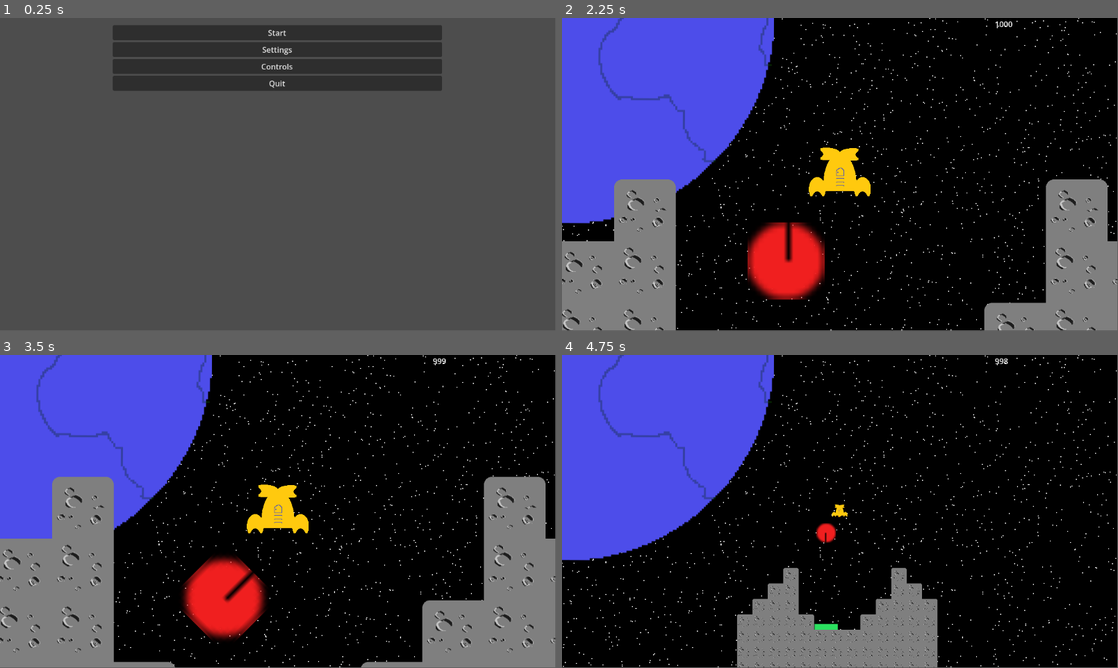
Above: before the commit, frames 1-4 (two rows, left to right).
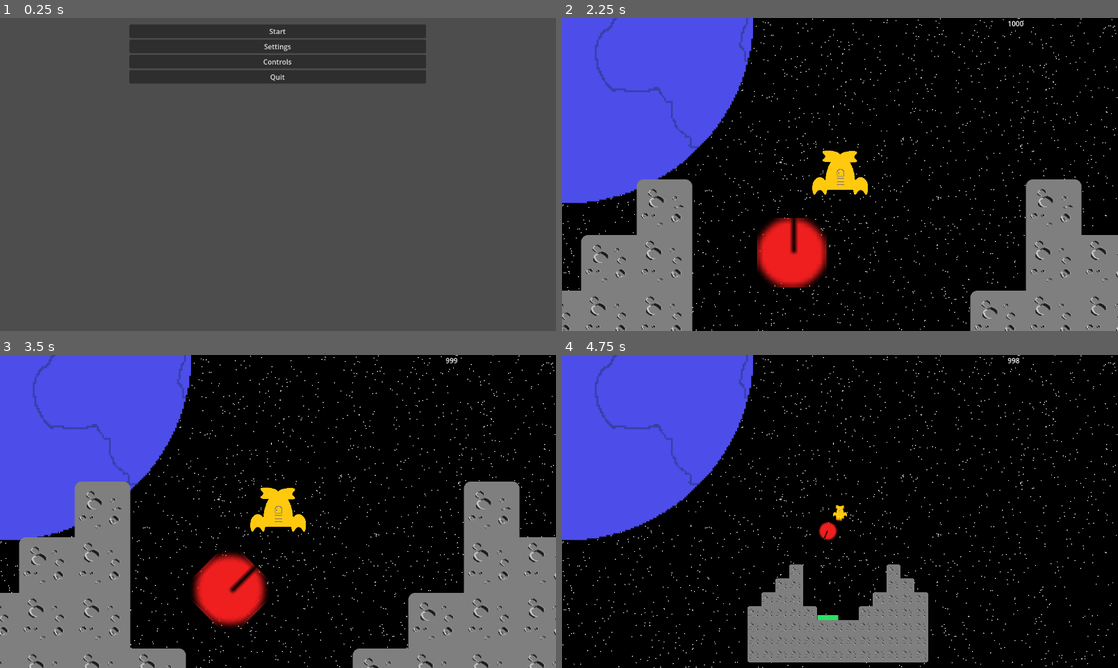
Above: after the commit, the same moments.

Repository: acidmath/DialIt
Game: Godot game, scene res://GameManager.tscn
Two runs of this game, one before a commit and one after it. Both use one fixed random seed, a clock stepped at 60 frames per second and the inputs below. Sound files missing from this copy of the repository are replaced by a short silence.
Inputs (mouse positions are in pixels of both pictures, inside the frame that each line leads up to):
- Up to frame 1 (0.25 s): no input
- Up to frame 2 (2.25 s): click "Settings" at 0.5 s; click "Return" at 1.25 s; click "Start" at 2 s
- Up to frame 3 (3.5 s): drag from (222, 599) to (333, 442) at 2.77 s
- Up to frame 4 (4.75 s): drag from (1056, 376) to (784, 599) at 3.52 s; move the mouse to (895, 442) at 4.27 s; hold W (thrust) from 4.28 s (still down); hold Mouse wheel down (ZoomOut) from 4.28 s (still down); click (895, 442) at 4.55 s
In our replay, the window is 799x449 before the commit and 800x450 after it. These sizes can differ from the game's own. Grey fills any space a smaller window leaves; there, only what the larger window draws over its background counts as a difference.

The runs differ from the first frame. In frame 1, 4.0% of the frame differs, in the area x 20-80%, y 2-24%; in frame 2, 15%; in frame 3, 16%, in the area x 0-100%, y 0-100%; in frame 4, 9.7%.

Commit message:
clamping more

Diff:
--- /dev/null
+++ b/controls/shifter_1/grab_area.gd
@@ -0,0 +1,18 @@
+extends Area2D
+class_name GrabArea
+
+signal mouse_entered_grab
+signal mouse_exited_grab
+
+@onready var collision_shape : CollisionShape2D = $CollisionShape2D
+var collision_shape_radius : float
+
+func _ready() -> void:
+	var collision_shape_shape : CircleShape2D = collision_shape.shape as CircleShape2D
+	collision_shape_radius = collision_shape_shape.radius
+
+func _mouse_enter() -> void:
+	mouse_entered_grab.emit()
+
+func _mouse_exit() -> void:
+	mouse_exited_grab.emit()
--- /dev/null
+++ b/controls/shifter_1/shifter_1.gd
@@ -0,0 +1,92 @@
+extends Node2D
+
+@onready var track_area : TrackArea = $TrackArea
+@onready var grab_area : GrabArea = $GrabArea
+
+var track_area_entered : bool
+var grab_area_entered : bool
+var initial_shift : bool
+var curr_mouse_position : Vector2
+var last_mouse_position : Vector2
+var last_good_grab_position : Vector2
+
+func _ready() -> void:
+	track_area.mouse_entered_track.connect(on_track_area_entered)
+	track_area.mouse_exited_track.connect(on_track_area_exited)
+	grab_area.mouse_entered_grab.connect(on_grab_area_entered)
+	grab_area.mouse_exited_grab.connect(on_grab_area_exited)
+
+func _process(_delta: float) -> void:
+	#this should move to an entirely different script
+	#print(Input.get_accelerometer())
+	if track_area_entered and grab_area_entered and Input.is_action_pressed("press_down"):
+		if !initial_shift:
+			#print("moving shifter")
+			var mouse_diff = curr_mouse_position - last_mouse_position
+			#if check_grab_translation(mouse_diff):
+				#grab_area.translate(mouse_diff)
+			mouse_diff = clamp_grab_translation(mouse_diff)
+			grab_area.translate(mouse_diff)
+		else:
+			initial_shift = false
+			last_good_grab_position = grab_area.position
+		last_mouse_position = curr_mouse_position
+
+func clamp_grab_translation(mouse_diff : Vector2) -> Vector2:
+	if check_grab_translation(mouse_diff):
+		return mouse_diff
+	var clamped_x_mouse_diff = Vector2(0, mouse_diff.y)
+	if check_grab_translation(clamped_x_mouse_diff):
+		return clamped_x_mouse_diff
+	var clamped_y_mouse_diff = Vector2(mouse_diff.x, 0)
+	if check_grab_translation(clamped_y_mouse_diff):
+		return clamped_y_mouse_diff
+	return Vector2.ZERO
+
+func check_grab_translation(mouse_diff : Vector2) -> bool:
+	var track_area_polygon : PackedVector2Array = track_area.collision_shape.polygon
+	var grab_area_radius : float = grab_area.collision_shape_radius
+	var translated_grab_area_left = grab_area.position + Vector2(-grab_area_radius, 0) + mouse_diff
+	var translated_grab_area_top = grab_area.position + Vector2(0, -grab_area_radius) + mouse_diff
+	var translated_grab_area_right = grab_area.position + Vector2(grab_area_radius, 0) + mouse_diff
+	var translated_grab_area_bottom = grab_area.position + Vector2(0, grab_area_radius) + mouse_diff
+	var left_in = Geometry2D.is_point_in_polygon(translated_grab_area_left, track_area_polygon)
+	var top_in = Geometry2D.is_point_in_polygon(translated_grab_area_top, track_area_polygon)
+	var right_in = Geometry2D.is_point_in_polygon(translated_grab_area_right, track_area_polygon)
+	var bottom_in = Geometry2D.is_point_in_polygon(translated_grab_area_bottom, track_area_polygon)
+	return left_in and top_in and right_in and bottom_in
+
+func _input(event: InputEvent) -> void:
+	# when there is an input event that is moving the input position
+	# we'll save it for the processing function
+	var screen_touch_event : InputEventScreenTouch = event as InputEventScreenTouch
+	if screen_touch_event:
+		curr_mouse_position = screen_touch_event.position
+		return
+	var screen_drag_event : InputEventScreenDrag = event as InputEventScreenDrag
+	if screen_drag_event:
+		curr_mouse_position = screen_drag_event.position
+		return
+	var mouse_motion_event : InputEventMouseMotion = event as InputEventMouseMotion
+	if mouse_motion_event:
+		curr_mouse_position = mouse_motion_event.position
+		return
+	# when the press down input is released, we'll reset the initial position
+	var mouse_button_event : InputEventMouseButton = event as InputEventMouseButton
+	if mouse_button_event and !mouse_button_event.pressed:
+		initial_shift = true
+		return
+
+func on_track_area_entered():
+	initial_shift = grab_area_entered
+	track_area_entered = true
+
+func on_track_area_exited():
+	track_area_entered = false
+
+func on_grab_area_entered():
+	initial_shift = track_area_entered
+	grab_area_entered = true
+
+func on_grab_area_exited():
+	grab_area_entered = false
--- /dev/null
+++ b/controls/shifter_1/shifter_1.tscn
@@ -0,0 +1,33 @@
+[gd_scene format=3 uid="uid://b87pylka26r6b"]
+
+[ext_resource type="Script" uid="uid://y3kv6hwnduhv" path="res://controls/shifter_1/shifter_1.gd" id="1_ai64s"]
+[ext_resource type="Script" uid="uid://c0a37m0n562ry" path="res://controls/shifter_1/track_area.gd" id="2_vfxl3"]
+[ext_resource type="Texture2D" uid="uid://cu713yk268q3p" path="res://controls/shifter_1/track_sprite-2x.png" id="3_6f8rf"]
+[ext_resource type="Script" uid="uid://c1610fsudfgrm" path="res://controls/shifter_1/grab_area.gd" id="4_q6lib"]
+[ext_resource type="Texture2D" uid="uid://bkxw246jn1wdi" path="res://controls/shifter_1/grab_sprite-2x.png" id="5_wyyd8"]
+
+[sub_resource type="CircleShape2D" id="CircleShape2D_jdxie"]
+radius = 32.0
+
+[node name="Shifter1" type="Node2D" unique_id=566806642]
+script = ExtResource("1_ai64s")
+
+[node name="TrackArea" type="Area2D" parent="." unique_id=586461469]
+script = ExtResource("2_vfxl3")
+
+[node name="Sprite2D" type="Sprite2D" parent="TrackArea" unique_id=1094112557]
+position = Vector2(0, -75)
+texture = ExtResource("3_6f8rf")
+
+[node name="CollisionPolygon2D" type="CollisionPolygon2D" parent="TrackArea" unique_id=82699403]
+polygon = PackedVector2Array(100, 75, 100, -325, 200, -325, 200, 175, -200, 175, -200, -325, -100, -325, -100, 75)
+
+[node name="GrabArea" type="Area2D" parent="." unique_id=807283857]
+position = Vector2(0, 125)
+script = ExtResource("4_q6lib")
+
+[node name="CollisionShape2D" type="CollisionShape2D" parent="GrabArea" unique_id=1715065210]
+shape = SubResource("CircleShape2D_jdxie")
+
+[node name="Sprite2D" type="Sprite2D" parent="GrabArea/CollisionShape2D" unique_id=425834005]
+texture = ExtResource("5_wyyd8")
--- /dev/null
+++ b/controls/shifter_1/track_area.gd
@@ -0,0 +1,19 @@
+extends Area2D
+class_name TrackArea
+
+signal mouse_entered_track
+signal mouse_exited_track
+
+@onready var collision_shape : CollisionPolygon2D = $CollisionPolygon2D
+#@onready var drawn_shape : Polygon2D = $CollisionPolygon2D/Polygon2D
+
+func _ready() -> void:
+	#var collision_polygon : PackedVector2Array = collision_shape.polygon
+	#drawn_shape.polygon = collision_polygon
+	pass
+
+func _mouse_enter() -> void:
+	mouse_entered_track.emit()
+
+func  _mouse_exit() -> void:
+	mouse_exited_track.emit()
--- a/project.godot
+++ b/project.godot
@@ -26,6 +26,9 @@
 
 [display]
 
+window/size/viewport_width=1280
+window/size/viewport_height=720
+window/stretch/aspect="keep_height"
 window/handheld/orientation=4
 
 [input]
--- a/settings_menu.tscn
+++ b/settings_menu.tscn
@@ -4,7 +4,7 @@
 [ext_resource type="PackedScene" uid="uid://cjxl6xjaff5y5" path="res://controls/dial_0.tscn" id="2_0cmel"]
 [ext_resource type="PackedScene" uid="uid://dx6yqapunxjql" path="res://controls/dial_1.tscn" id="3_mlw3h"]
 [ext_resource type="PackedScene" uid="uid://b8iwt8fg4fgo6" path="res://controls/dial_2.tscn" id="4_d0eu6"]
-[ext_resource type="PackedScene" uid="uid://cpm85ieawoxca" path="res://controls/shifter_0/shifter_0.tscn" id="5_fiqec"]
+[ext_resource type="PackedScene" uid="uid://b87pylka26r6b" path="res://controls/shifter_1/shifter_1.tscn" id="5_fiqec"]
 
 [node name="Control" type="Control" unique_id=1813169787]
 layout_mode = 3
@@ -51,10 +51,10 @@
 position = Vector2(889, 377)
 
 [node name="Dial2" parent="VBoxContainer" unique_id=1783228402 instance=ExtResource("4_d0eu6")]
-position = Vector2(319, 249)
+position = Vector2(700, 249)
 
-[node name="Shifter0" parent="VBoxContainer" unique_id=566806642 instance=ExtResource("5_fiqec")]
-position = Vector2(157, 568)
+[node name="Shifter1" parent="VBoxContainer" unique_id=566806642 instance=ExtResource("5_fiqec")]
+position = Vector2(250, 499)
 
 [connection signal="pressed" from="VBoxContainer/ReturnButton" to="." method="return_button_pressed"]
 [connection signal="value_changed" from="VBoxContainer/VolumeContainer/VolumeSlider" to="." method="volume_changed"]
Not shown, added: controls/shifter_1/grab_area.gd.uid
Binary file added: controls/shifter_1/grab_sprite-2x.png
Not shown, added: controls/shifter_1/grab_sprite-2x.png.import
Not shown, added: controls/shifter_1/shifter_1.gd.uid
Not shown, added: controls/shifter_1/track_area.gd.uid
Binary file added: controls/shifter_1/track_sprite-2x.png
Not shown, added: controls/shifter_1/track_sprite-2x.png.import
